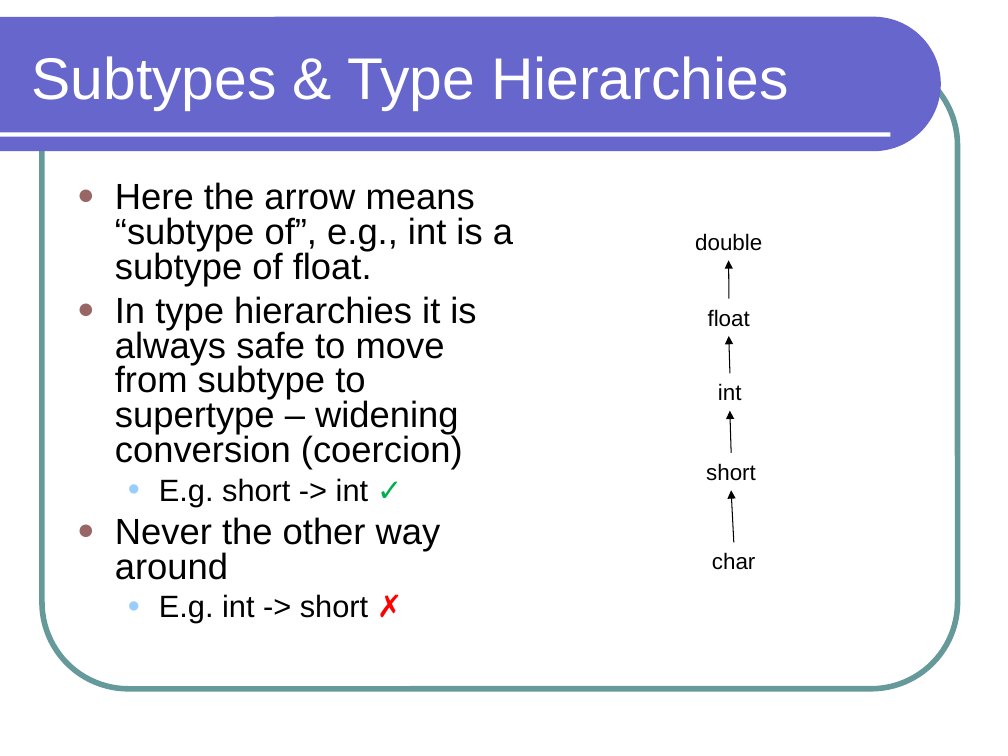
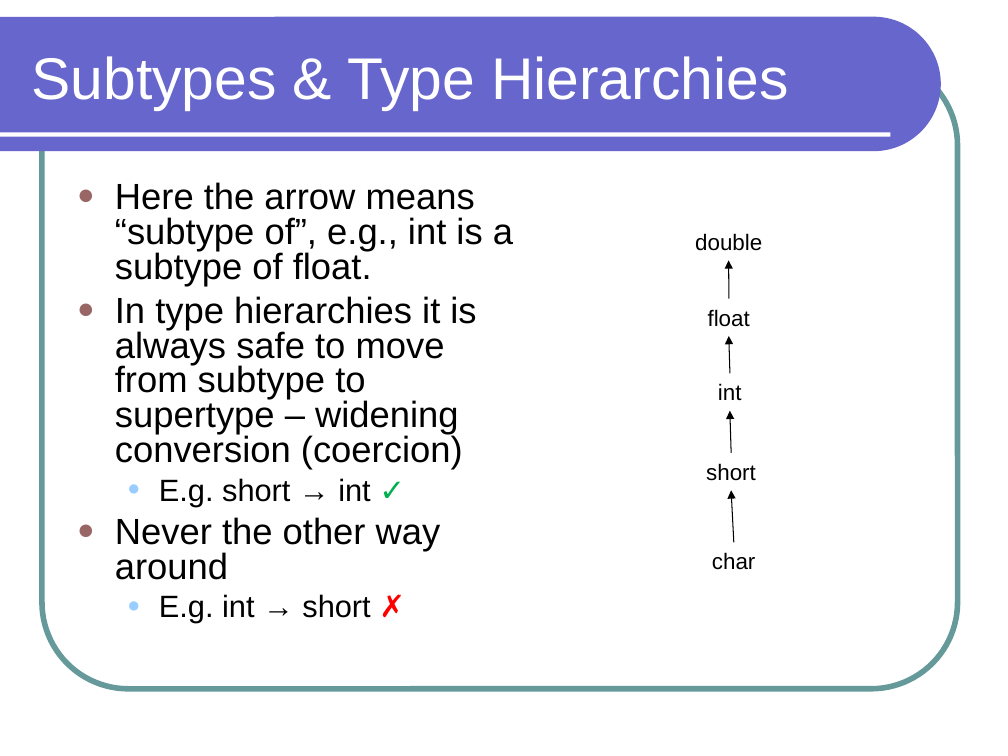
Before and after one commit to lutzhamel/CSC301, a slide deck: slide 7 of notes/csc301-ln003.ppt. Drawn at 1008x756 pixels with LibreOffice and Linux fonts; fonts in the diff are those of the drawing. Boxes give left, top, right and bottom in pixels: in the first picture for what was removed or moved away, otherwise in the second. Text is boxed around its words. In the diff, an @@ line names an element or a change of style, - is before the commit and + after.

```diff
--- a/notes/csc301-ln003.ppt
+++ b/notes/csc301-ln003.ppt
@@ text at [159, 478, 370, 506]: text changed @@
-  ● E.g. short -> int ✓
+  ● E.g. short → int ✓
@@ text at [159, 594, 370, 622]: text changed @@
-  ● E.g. int -> short ✗
+  ● E.g. int → short ✗
```
Also in this commit, not shown: 2 other slides changed, 1 other file.
